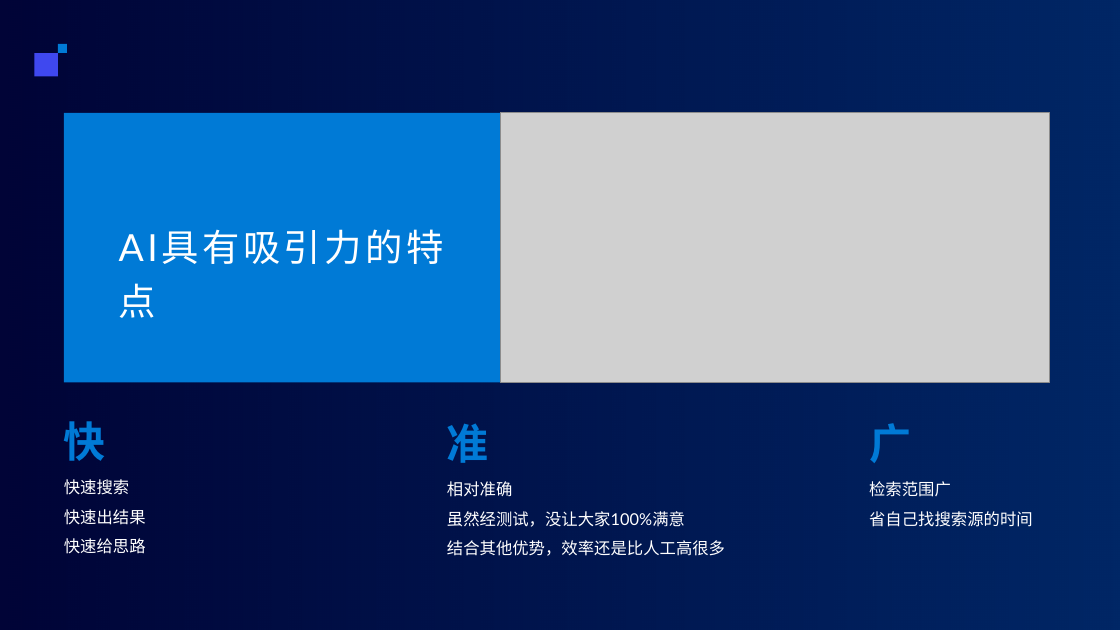
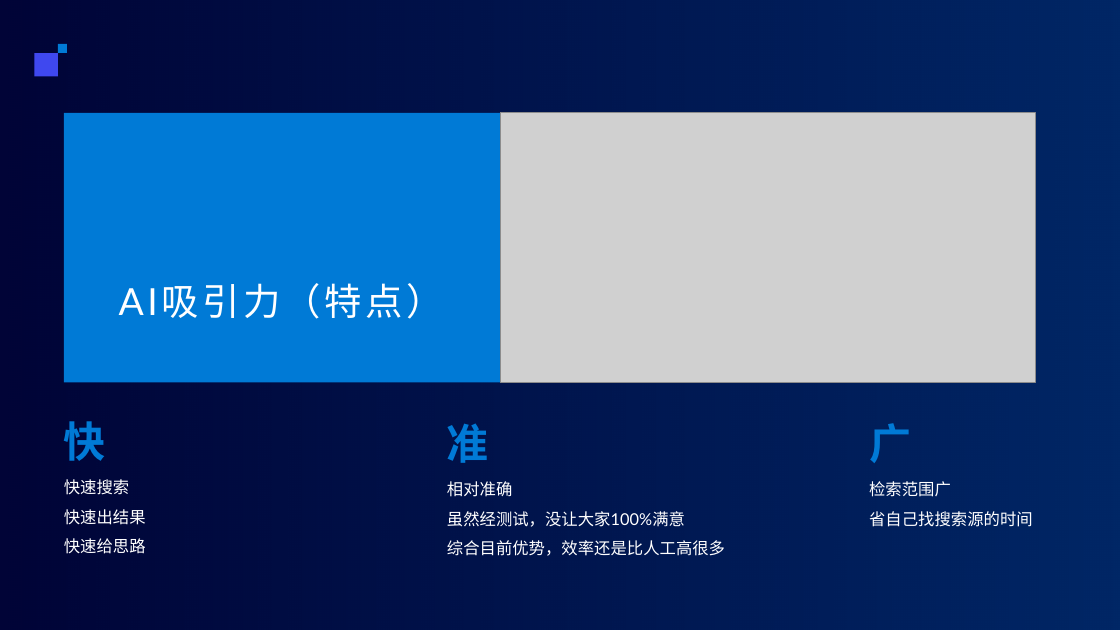
Before and after one commit to qq986063761/study, a slide deck: slide 4 of 分享/aiCode/ppt/AI编程.pptx. Drawn at 1120x630 pixels with LibreOffice and Linux fonts; fonts in the diff are those of the drawing; grey boxes stand for pictures; background and template pictures are left out. Boxes give left, top, right and bottom in pixels: in the first picture for what was removed or moved away, otherwise in the second. Text is boxed around its words. In the diff, an @@ line names an element or a change of style, - is before the commit and + after.

```diff
--- a/分享/aiCode/ppt/AI编程.pptx
+++ b/分享/aiCode/ppt/AI编程.pptx
@@ picture: place and size @@
-picture at bbox=[501, 113, 1050, 382]
+picture at bbox=[501, 113, 1036, 382]
@@ title at bbox=[119, 283, 444, 319]: text changed @@
-AI具有吸引力的特点
+AI吸引力（特点）
@@ text at bbox=[447, 540, 725, 556]: text changed @@
-结合其他优势，效率还是比人工高很多
+综合目前优势，效率还是比人工高很多
```
Also in this commit, not shown: 2 other slides changed, 2 other files.
